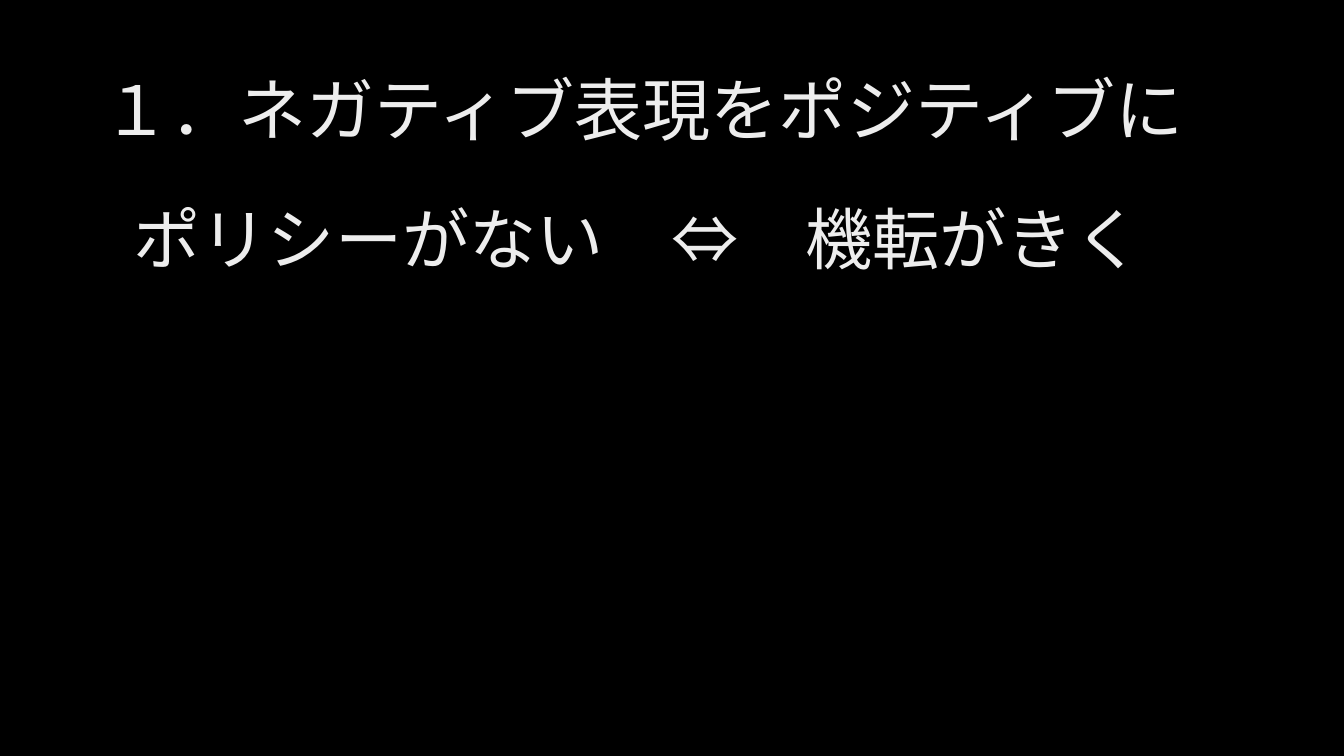
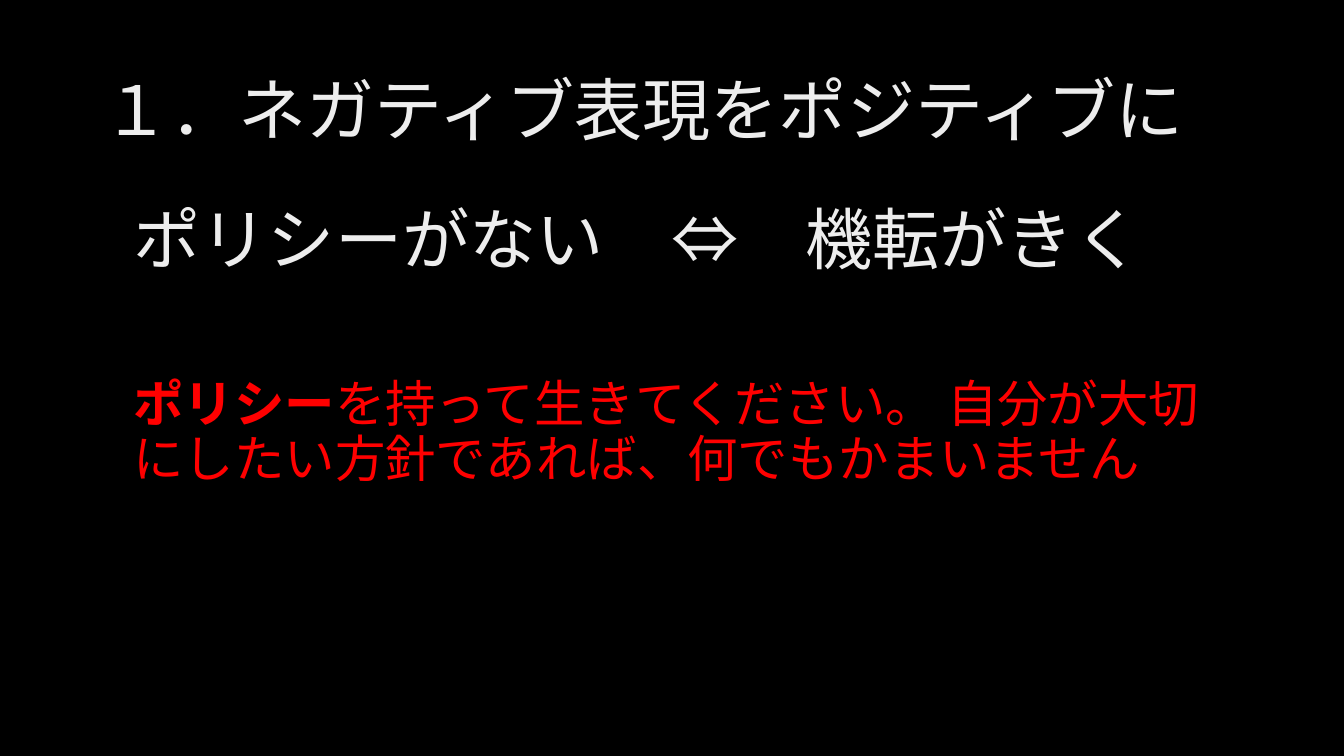
Before and after one commit to ljsdl/kmusubi, a slide deck: slide 11 of docs/999_学习资料汇总/実用日本語_20220514.pptx. Drawn at 1344x756 pixels with LibreOffice and Linux fonts; fonts in the diff are those of the drawing; background and template pictures are left out. Boxes give left, top, right and bottom in pixels: in the first picture for what was removed or moved away, otherwise in the second. Text is boxed around its words. In the diff, an @@ line names an element or a change of style, - is before the commit and + after.

```diff
--- a/docs/999_学习资料汇总/実用日本語_20220514.pptx
+++ b/docs/999_学习资料汇总/実用日本語_20220514.pptx
@@ text at box(134, 378, 1199, 481): paragraph added @@
+ポリシーを持って生きてください。 自分が大切にしたい方針であれば、何でもかまいません
```
Also in this commit, not shown: 8 other slides changed.
